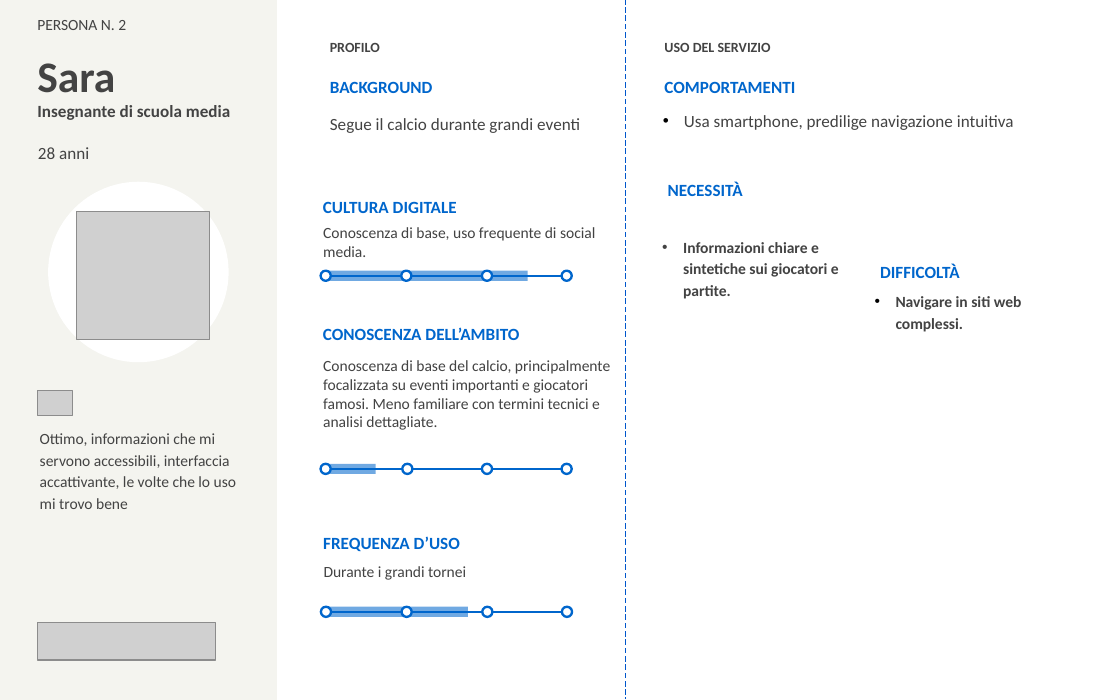
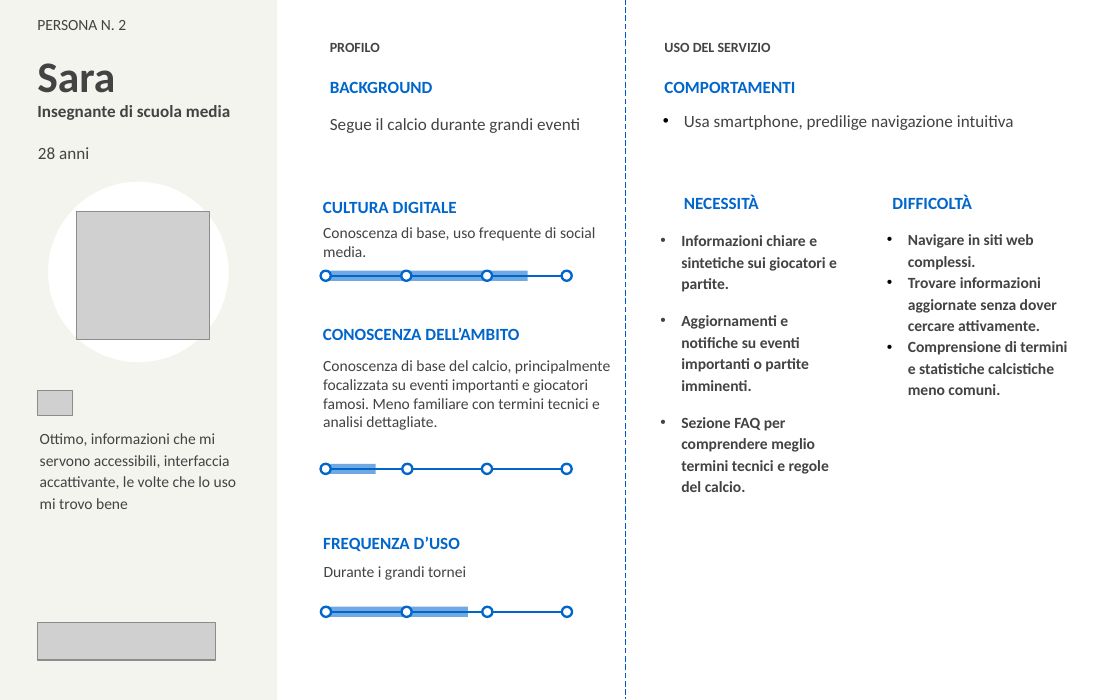
Before and after one commit to bacobax/progetto_TWEB, a slide deck: slide 4 of solution/IUM/personas_e_journey/personas_journey.pptx. Drawn at 1120x700 pixels with LibreOffice and Linux fonts; fonts in the diff are those of the drawing; grey boxes stand for pictures. Boxes give left, top, right and bottom in pixels: in the first picture for what was removed or moved away, otherwise in the second. Text is boxed around its words. In the diff, an @@ line names an element or a change of style, - is before the commit and + after.

```diff
--- a/solution/IUM/personas_e_journey/personas_journey.pptx
+++ b/solution/IUM/personas_e_journey/personas_journey.pptx
@@ text "NECESSITÀ" moved from (x1=668, y1=182, x2=743, y2=196) to (x1=684, y1=195, x2=759, y2=209) @@
@@ text "DIFFICOLTÀ" moved from (x1=880, y1=265, x2=960, y2=278) to (x1=892, y1=195, x2=972, y2=209) @@
@@ text "Navigare in siti web complessi." moved from (x1=896, y1=296, x2=1022, y2=332) to (x1=908, y1=234, x2=1067, y2=395) @@
@@ text at (x1=908, y1=277, x2=1067, y2=395): paragraphs added @@
+• Trovare informazioni aggiornate senza dover cercare attivamente.
+• Comprensione di termini e statistiche calcistiche meno comuni.
@@ text at (x1=681, y1=315, x2=829, y2=492): paragraphs added @@
+• Aggiornamenti e notifiche su eventi importanti o partite imminenti.
+• Sezione FAQ per comprendere meglio termini tecnici e regole del calcio.
```
Also in this commit, not shown: 2 other slides changed, 7 other files.
